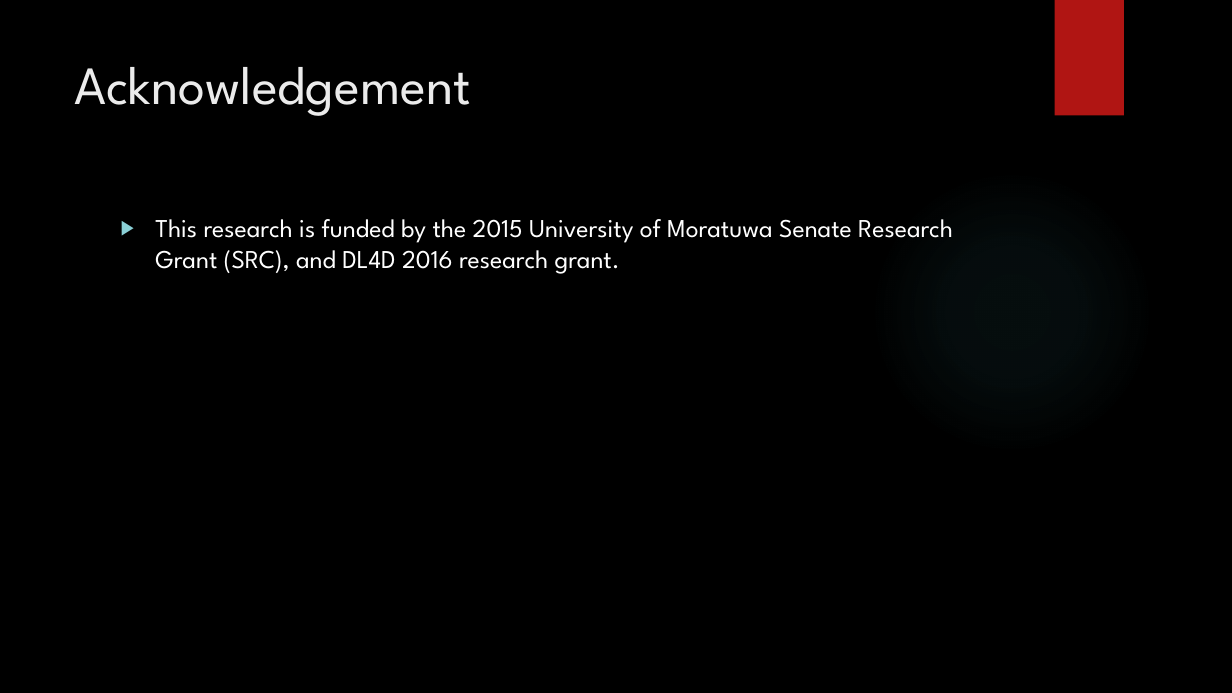
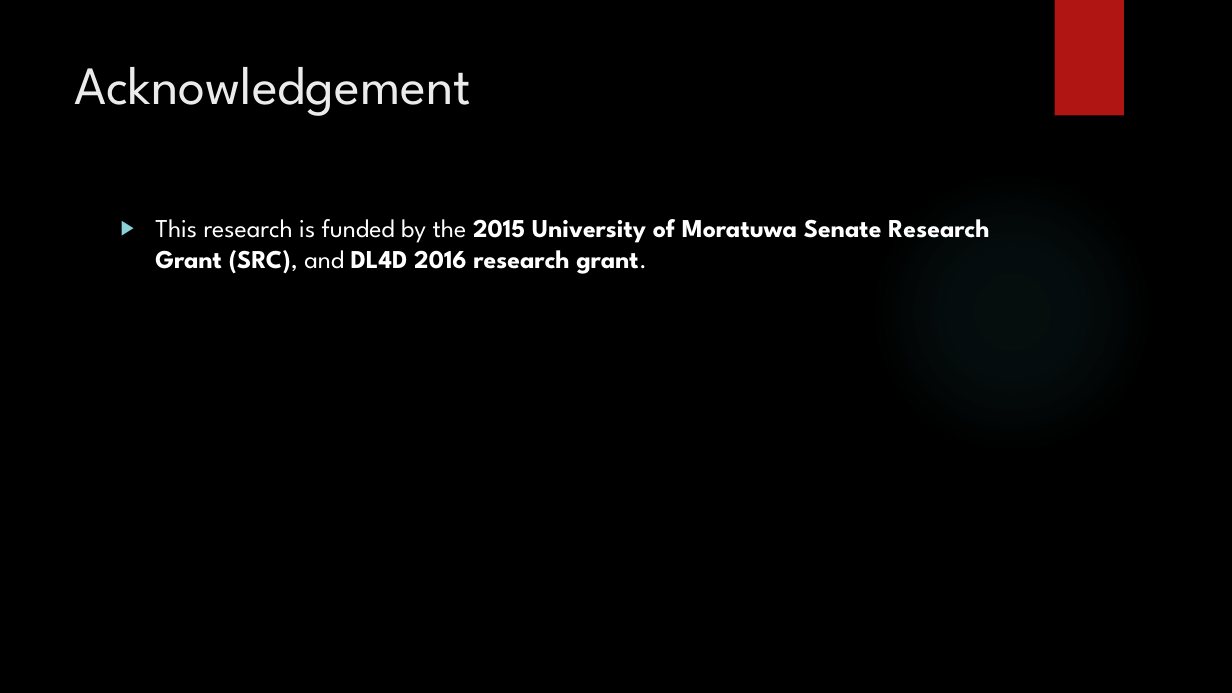
Before and after one commit to diunuge/Paper---Automatic-Assessment-of-Student-Answers-Consisting-of-Venn-and-Euler-Diagrams, a slide deck: slide 14 of paper - Computer Understanding of Venn & Euler Diagrams/conference presentation/ICTer Presentation.pptx. Drawn at 1232x693 pixels with LibreOffice and Linux fonts; fonts in the diff are those of the drawing; background and template pictures are left out. Boxes give left, top, right and bottom in pixels: in the first picture for what was removed or moved away, otherwise in the second. Text is boxed around its words. In the diff, an @@ line names an element or a change of style, - is before the commit and + after.

```diff
--- a/paper - Computer Understanding of Venn & Euler Diagrams/conference presentation/ICTer Presentation.pptx
+++ b/paper - Computer Understanding of Venn & Euler Diagrams/conference presentation/ICTer Presentation.pptx
@@ text "This research is funded by ..." at (155, 219, 989, 274): bold on in "2015 University of Moratuwa Senate Research Grant ..." @@
```
Also in this commit, not shown: 13 other slides changed.
